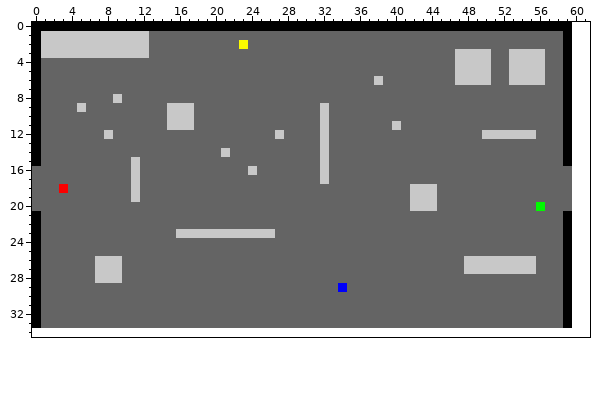
Edited in one commit: pixel-art sprite (DiskWars/DiskWars/DiskWarsContent/maps/testmap.png). The picture above was drawn from the file before the commit.
The file is 60x34 pixels. The old version is drawn lined up with the new one, on the new canvas.
After the commit:
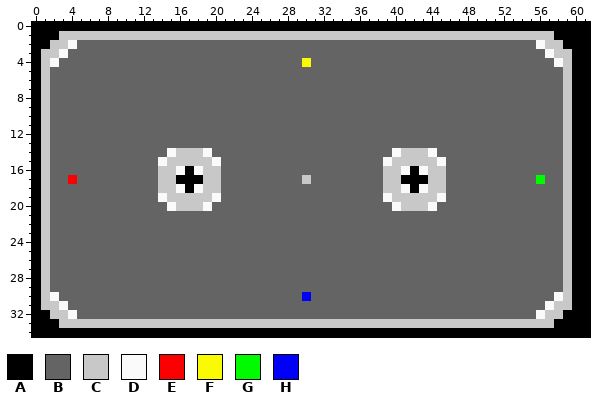
Palette (. is transparent): A #000000  B #646464  C #c8c8c8  D #fafafa  E #fa0000  F #fafa00  G #00fa00  H #0000fa
Difference:
canvas 60x34 -> 62x35
Colour A now appears in rows 0 to 33 at x 60 to 61; in row 34 at x 0 to 61.
The author changed colour B to colour A in row 1 at x 58; in row 16 at x 0, 17 and 42; in row 17 at x 0, 16 to 18 and 41 to 43; in row 18 at x 0 and 17; in rows 19 to 20 at x 0; in row 32 at x 1.
The author changed colour B to colour A in row 33 at x 1 to 2 and 58.
The author changed colour C to colour A in row 1 at x 1 to 2; in row 2 at x 1; in row 18 at x 42.
The author changed colour C to colour B in row 2 at x 5 to 12; in row 3 at x 4 to 12, 47 to 50 and 53 to 56; in rows 4 to 5 at x 47 to 50 and 53 to 56; in row 6 at x 38, 47 to 50 and 53 to 56; in row 8 at x 9; in row 9 at x 5, 15 to 17 and 32.
The author changed colour C to colour B in row 10 at x 15 to 17 and 32; in row 11 at x 15 to 17, 32 and 40; in row 12 at x 8, 27, 32 and 50 to 55; in row 13 at x 32; in row 14 at x 21 and 32; in row 15 at x 11 and 32.
The author changed colour C to colour B in row 16 at x 11, 24 and 32; in row 17 at x 11 and 32; in rows 18 to 19 at x 11; in row 23 at x 16 to 26; in rows 26 to 27 at x 7 to 9 and 48 to 55; in row 28 at x 7 to 9.
The author changed colour E to colour B in row 18 at x 3.
The author changed colour F to colour B in row 2 at x 23.
The author changed colour G to colour B in row 20 at x 56.
The author changed colour H to colour B in row 29 at x 34.
The author changed colour A to colour C in rows 3 to 15 at x 59; in rows 21 to 31 at x 59.
The author changed colour B to colour C in row 1 at x 13 to 57; in row 2 at x 57 to 58; in row 3 at x 58; in rows 4 to 13 at x 1; in row 14 at x 1, 16 to 18 and 41 to 43; in row 15 at x 1, 15 to 19 and 40 to 44.
The author changed colour B to colour C in row 16 at x 1, 14 to 15, 19 to 20, 39 to 40, 44 to 45 and 59; in row 17 at x 1, 14 to 15, 19 to 20, 30, 39 to 40, 44 to 45 and 59; in row 18 at x 1, 14 to 15, 19 to 20, 39 to 40, 45 and 59; in row 19 at x 1, 15 to 19, 40 to 41 and 59; in row 20 at x 1, 16 to 18, 41 and 59; in rows 21 to 30 at x 1.
The author changed colour B to colour C in row 31 at x 1 to 2 and 58; in row 32 at x 2 to 3 and 57 to 58; in row 33 at x 3 to 57.
The author changed colour B to colour D in row 2 at x 56; in row 3 at x 57; in row 4 at x 2 and 58; in row 14 at x 15, 19, 40 and 44; in row 15 at x 14, 20, 39 and 45; in row 16 at x 16, 18, 41 and 43.
The author changed colour B to colour D in row 18 at x 16, 18 and 41; in row 19 at x 14, 20, 39 and 45; in row 20 at x 15, 19 and 40; in row 30 at x 2 and 58; in row 31 at x 3 and 57; in row 32 at x 4 and 56.
The author changed colour C to colour D in row 2 at x 4; in row 3 at x 3; in row 18 at x 43; in row 20 at x 44.
The author changed colour B to colour E in row 17 at x 4.
The author changed colour B to colour F in row 4 at x 30.
The author changed colour B to colour G in row 17 at x 56.
The author changed colour B to colour H in row 30 at x 30.
